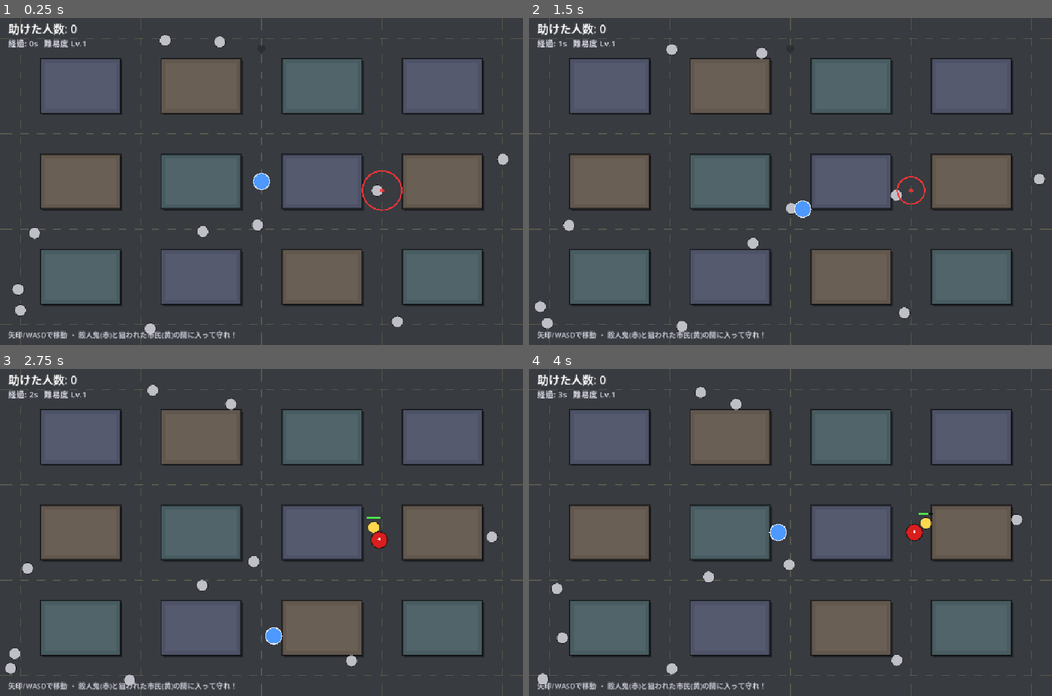
Above: before the commit, frames 1-4 (two rows, left to right).
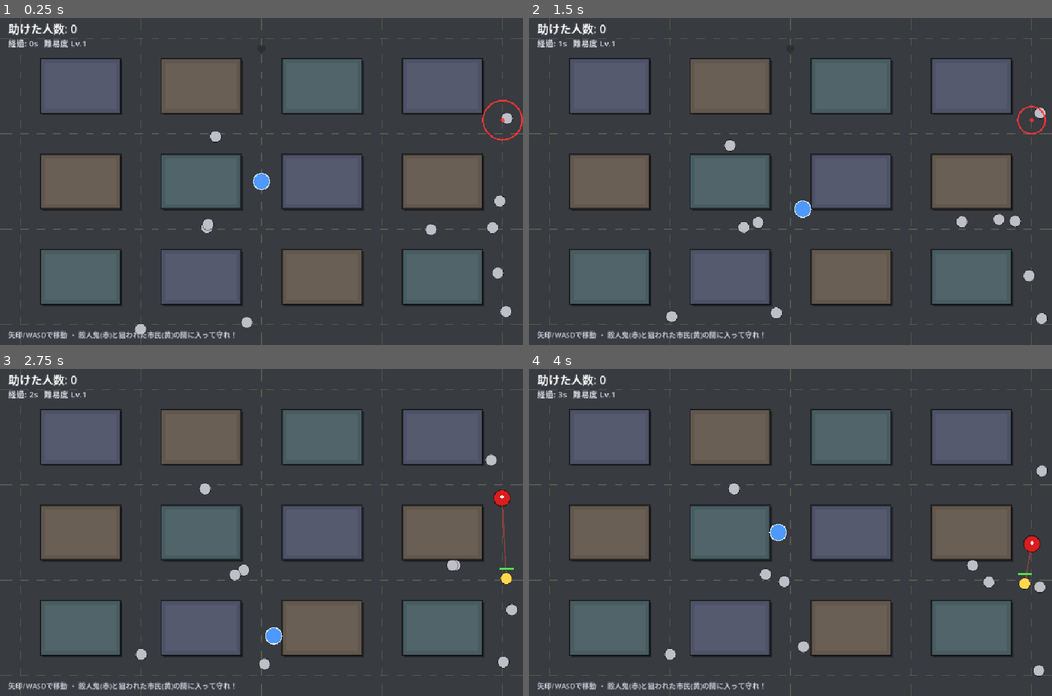
Above: after the commit, the same moments.

Repository: dala00/godot-citizen-defender
Game: Godot game, scene res://Main.tscn
Two runs of this game, one before a commit and one after it. Both use one fixed random seed, a clock stepped at 60 frames per second and the inputs below.
Inputs:
- Up to frame 1 (0.25 s): no input
- Up to frame 2 (1.5 s): tap Enter at 0.5, 1.35 s; hold Right 0.53-1.28 s; hold Enter 0.53-1.28 s; tap Space at 0.77 s; hold Down from 1.28 s (still down)
- Up to frame 3 (2.75 s): tap Space at 1.52 s; release Down at 2.03 s; hold Right from 2.03 s (still down); hold Enter from 2.03 s (still down)
- Up to frame 4 (4 s): release Right at 2.78 s; release Enter at 2.78 s; hold Up 2.78-3.53 s; tap Enter at 2.85 s; tap Space at 3.02, 3.77 s; hold Left from 3.53 s (still down); hold Enter from 3.53 s (still down)

The runs differ from the first frame. In frame 1, 1.6% of the frame differs, in the area x 2-100%, y 4-97%; in frame 2, 1.6%; in frame 3, 1.8%; in frame 4, 1.8%, in the area x 1-100%, y 5-97%.

Commit message:
効果音をコード合成で追加、READMEとスクショを用意
- PCM合成のSFX（攻撃/救助/ジャンプ/ゲームオーバー）を起動時生成、使い捨てPlayerで再生
- resource/ フォルダを追加（.gdignore でGodotの取り込み対象外）し、ゲーム画面スクショを保存
- README.md を作成し冒頭にスクショを表示
- HPバー比率のクランプなど小修正

Co-Authored-By: Claude Opus 4.8 <noreply@anthropic.com>

Diff:
--- a/Main.gd
+++ b/Main.gd
@@ -42,10 +42,14 @@
 var elapsed := 0.0
 var game_over := false
 
+var sfx := {}   # 効果音キャッシュ（起動時にコード合成）
+const DEBUG_AUTOPLAY := false   # スクショ撮影用の自動操作（撮影後 false に戻す）
+
 
 func _ready() -> void:
 	rng.randomize()
 	font = ThemeDB.fallback_font
+	_build_sfx()
 	_build_city()
 	_reset()
 
@@ -281,6 +285,9 @@
 		var edge := _nearest_edge_dir(t.pos)
 		t.vel = edge * FLEE_SPEED
 		score += 1
+		_play("rescue")
+	else:
+		_play("jump")
 	killer.target = null
 	killer.state = "air"
 	killer.air_timer = _air_time()
@@ -371,18 +378,29 @@
 						killer.attack_timer = _attack_interval()
 						target.hp -= 1
 						target.flash = 0.25
+						_play("attack", rng.randf_range(0.94, 1.08))
 						if target.hp <= 0:
 							_trigger_game_over()
 
 
 func _trigger_game_over() -> void:
+	if DEBUG_AUTOPLAY:
+		return  # スクショ撮影中は死なない
 	game_over = true
+	_play("gameover")
 
 
 # ----------------------------------------------------------------------------
 # プレイヤー入力
 # ----------------------------------------------------------------------------
 func _update_player(dt: float) -> void:
+	if DEBUG_AUTOPLAY and killer.state == "stalk" and killer.target != null:
+		# スクショ用：殺人鬼と標的の間に張り付く
+		var mid: Vector2 = (killer.pos + killer.target.pos) * 0.5
+		var to_mid: Vector2 = mid - player.pos
+		if to_mid.length() > 2.0:
+			player.pos = _move_axis(player.pos, to_mid.normalized() * PLAYER_SPEED * dt, PLAYER_RADIUS)
+		return
 	var dir := Vector2.ZERO
 	if Input.is_key_pressed(KEY_LEFT) or Input.is_key_pressed(KEY_A): dir.x -= 1
 	if Input.is_key_pressed(KEY_RIGHT) or Input.is_key_pressed(KEY_D): dir.x += 1
@@ -475,6 +493,7 @@
 
 
 func _draw_hp_bar(pos: Vector2, w: float, ratio: float) -> void:
+	ratio = clamp(ratio, 0.0, 1.0)
 	draw_rect(Rect2(pos, Vector2(w, 4)), Color(0, 0, 0, 0.6))
 	var col := Color(0.3, 0.9, 0.3) if ratio > 0.5 else Color(0.95, 0.7, 0.2)
 	if ratio <= 0.34:
@@ -532,3 +551,78 @@
 func _draw_center_text(text: String, center: Vector2, size: int, col: Color) -> void:
 	var w := font.get_string_size(text, HORIZONTAL_ALIGNMENT_LEFT, -1, size).x
 	draw_string(font, center - Vector2(w * 0.5, 0), text, HORIZONTAL_ALIGNMENT_LEFT, -1, size, col)
+
+
+# ----------------------------------------------------------------------------
+# 効果音（PCM をコード合成。アセット0）
+# ----------------------------------------------------------------------------
+const SR := 22050
+
+func _build_sfx() -> void:
+	# 攻撃：低い square の刺すような一発
+	sfx["attack"] = _make_sfx([{"freq": 150.0, "freq2": 90.0, "wave": "square", "dur": 0.08, "vol": 0.45, "env": "decay"}])
+	# 救助：tri で明るい上昇2音
+	sfx["rescue"] = _make_sfx([
+		{"freq": 523.0, "wave": "tri", "dur": 0.09, "vol": 0.5, "env": "attackdecay"},
+		{"freq": 784.0, "wave": "tri", "dur": 0.13, "vol": 0.5, "env": "attackdecay"},
+	])
+	# ジャンプ：saw を上昇スイープする whoosh
+	sfx["jump"] = _make_sfx([{"freq": 220.0, "freq2": 760.0, "wave": "saw", "dur": 0.18, "vol": 0.35, "env": "decay"}])
+	# ゲームオーバー：下降スイープ＋ノイズの爆発
+	sfx["gameover"] = _make_sfx([
+		{"freq": 420.0, "freq2": 60.0, "wave": "saw", "dur": 0.45, "vol": 0.5, "env": "decay"},
+		{"freq": 0.0, "wave": "noise", "dur": 0.3, "vol": 0.4, "env": "decay"},
+	])
+
+
+func _osc(wave: String, phase: float) -> float:
+	match wave:
+		"square": return 1.0 if fmod(phase, 1.0) < 0.5 else -1.0
+		"tri": return 4.0 * abs(fmod(phase, 1.0) - 0.5) - 1.0
+		"saw": return 2.0 * fmod(phase, 1.0) - 1.0
+		"noise": return rng.randf_range(-1.0, 1.0)
+		_: return sin(phase * TAU)
+
+
+## セグメント列を繋いで AudioStreamWAV(16bit/mono) を合成
+func _make_sfx(segments: Array) -> AudioStreamWAV:
+	var data := PackedByteArray()
+	var phase := 0.0
+	for seg in segments:
+		var dur: float = seg.get("dur", 0.1)
+		var n: int = int(SR * dur)
+		var f1: float = seg.get("freq", 440.0)
+		var f2: float = seg.get("freq2", f1)
+		var wave: String = seg.get("wave", "sine")
+		var vol: float = seg.get("vol", 0.6)
+		var env: String = seg.get("env", "decay")
+		for i in n:
+			var t: float = float(i) / float(max(1, n))
+			var freq: float = lerp(f1, f2, t)
+			phase += freq / SR  # 位相は累積で進めて繋ぎ目ノイズを防ぐ
+			var e := 1.0
+			match env:
+				"decay": e = 1.0 - t
+				"attackdecay": e = sin(t * PI)
+			var v: float = _osc(wave, phase) * e * vol
+			var iv := int(clamp(v, -1.0, 1.0) * 32767.0)
+			data.append(iv & 0xff)
+			data.append((iv >> 8) & 0xff)
+	var stream := AudioStreamWAV.new()
+	stream.format = AudioStreamWAV.FORMAT_16_BITS
+	stream.mix_rate = SR
+	stream.stereo = false
+	stream.data = data
+	return stream
+
+
+## 使い捨て Player で再生し、終わったら自動破棄
+func _play(key: String, pitch := 1.0) -> void:
+	if not sfx.has(key):
+		return
+	var p := AudioStreamPlayer.new()
+	p.stream = sfx[key]
+	p.pitch_scale = pitch
+	add_child(p)
+	p.finished.connect(p.queue_free)
+	p.play()
Not shown, added: resource/.gdignore
Binary file added: resource/screenshot.png
Not shown, added: README.md
